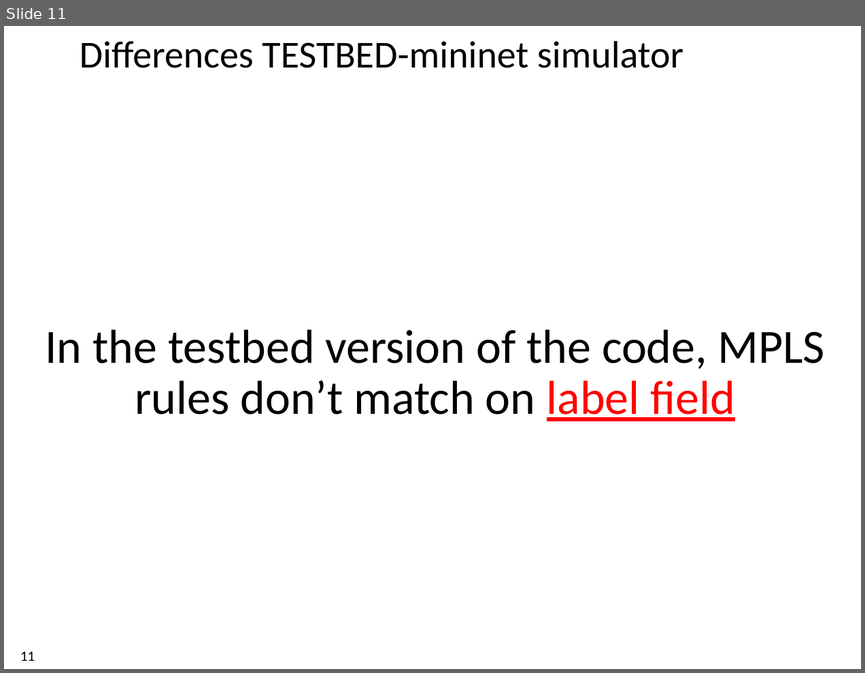
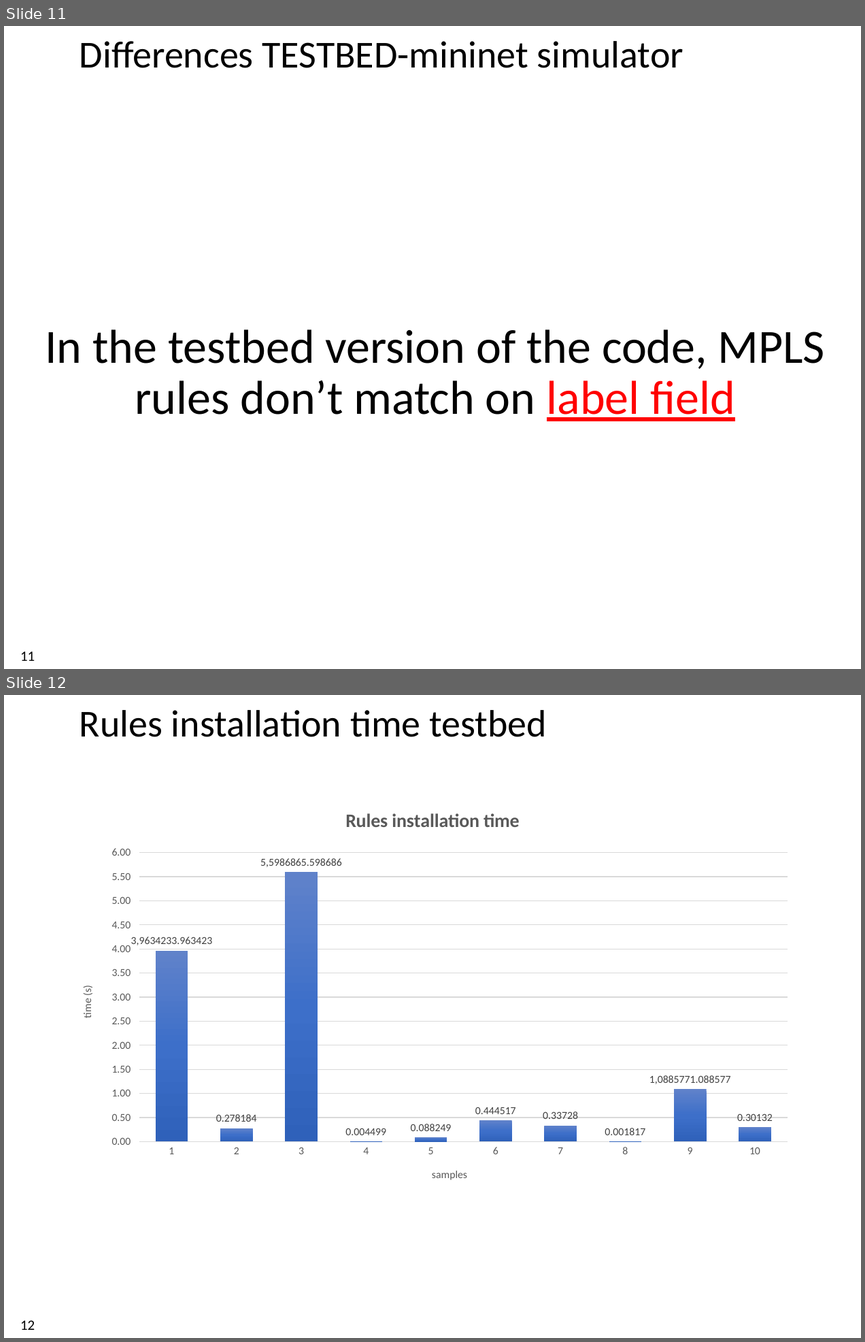
Before and after one commit to xdl907/switching-and-routing-project, a slide deck: template_project_exam__1_.pptx. Shown one above the other, each under a label of ours: slide 11 before the commit, slides 11 and 12 after it. The pictures are 865x673 and 865x1342 pixels, drawn with LibreOffice and Linux fonts; fonts in the diff are those of the drawing; background and template pictures are left out. Boxes give left, top, right and bottom in pixels: in the first picture for what was removed or moved away, otherwise in the second. Text is boxed around its words. In the diff, an @@ line names an element or a change of style, - is before the commit and + after.

```diff
--- a/template_project_exam__1_.pptx
+++ b/template_project_exam__1_.pptx
@@ slide 12 added at [4, 695, 861, 1338], background #FFFFFF @@
@@ title added at [79, 710, 547, 737], 32 pt, text #000000 @@
+Rules installation time testbed
@@ column chart added at [63, 791, 802, 1199] @@
+title "Rules installation time "
+categories: 1, 2, 3, 4, 5, 6, 7, 8, 9, 10
+Series 1: 3.963423, 0.278184, 5.598686, 0.004499, 0.088249, 0.444517, 0.33728, 0.001817, 1.088577, 0.30132
@@ page number added at [20, 1320, 35, 1329], 12 pt, text #000000 @@
+12
```
Also in this commit, not shown: 1 slide changed, 4 other slides added.
